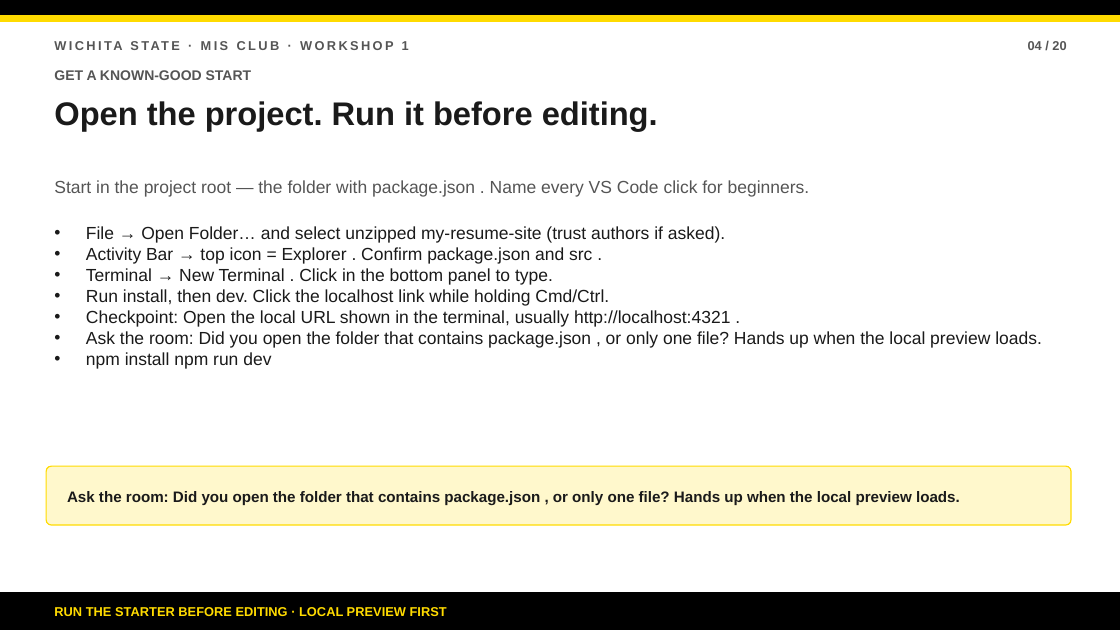
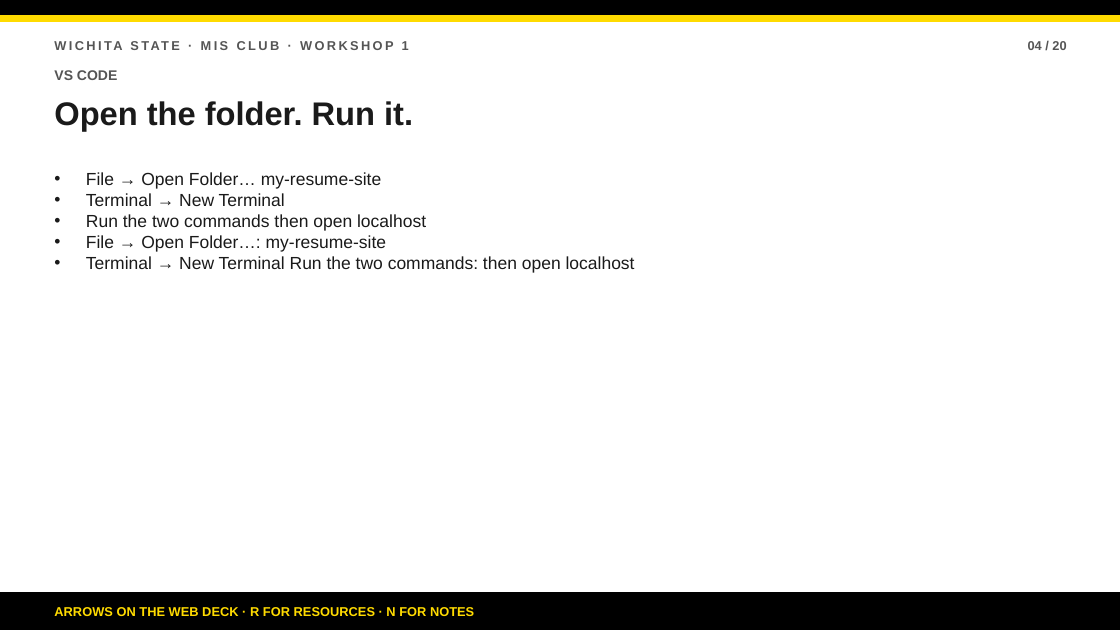
Before and after one commit to bsbcyber/workshop-site, a slide deck: slide 4 of downloads/workshop-1-presentation.pptx. Drawn at 1120x630 pixels with LibreOffice and Linux fonts; fonts in the diff are those of the drawing. Boxes give left, top, right and bottom in pixels: in the first picture for what was removed or moved away, otherwise in the second. Text is boxed around its words. In the diff, an @@ line names an element or a change of style, - is before the commit and + after.

```diff
--- a/downloads/workshop-1-presentation.pptx
+++ b/downloads/workshop-1-presentation.pptx
@@ text at box(54, 70, 117, 80): text changed @@
-GET A KNOWN-GOOD START
+VS CODE
@@ text at box(54, 101, 413, 130): text changed @@
-Open the project. Run it before editing.
+Open the folder. Run it.
@@ text "File → Open Folder… my-resume-site" at box(86, 172, 635, 273): vertical alignment middle to top @@
@@ text at box(86, 172, 635, 273): text changed; text colour #555555 to #1A1A1A @@
-Start in the project root — the folder with package.json . Name every VS Code click for beginners.
+• File → Open Folder… my-resume-site
+• Terminal → New Terminal
+• Run the two commands then open localhost
+• File → Open Folder…: my-resume-site
+• Terminal → New Terminal Run the two commands: then open localhost
@@ text removed at box(86, 226, 1042, 369) @@
-• File → Open Folder… and select unzipped my-resume-site (trust authors if asked).
-• Activity Bar → top icon = Explorer . Confirm package.json and src .
-• Terminal → New Terminal . Click in the bottom panel to type.
-• Run install, then dev. Click the localhost link while holding Cmd/Ctrl.
-• Checkpoint: Open the local URL shown in the terminal, usually http://localhost:4321 .
-• Ask the room: Did you open the folder that contains package.json , or only one file? Hands up when the local preview loads.
-• npm install npm run dev
@@ rounded rectangle removed at box(46, 466, 1071, 525) @@
@@ text removed at box(67, 491, 960, 505) @@
-Ask the room: Did you open the folder that contains package.json , or only one file? Hands up when the local preview loads.
@@ text at box(54, 607, 474, 616): text changed @@
-RUN THE STARTER BEFORE EDITING · LOCAL PREVIEW FIRST
+ARROWS ON THE WEB DECK · R FOR RESOURCES · N FOR NOTES
```
Also in this commit, not shown: 17 other slides changed, 2 slides added, 2 slides removed, 26 other files.
